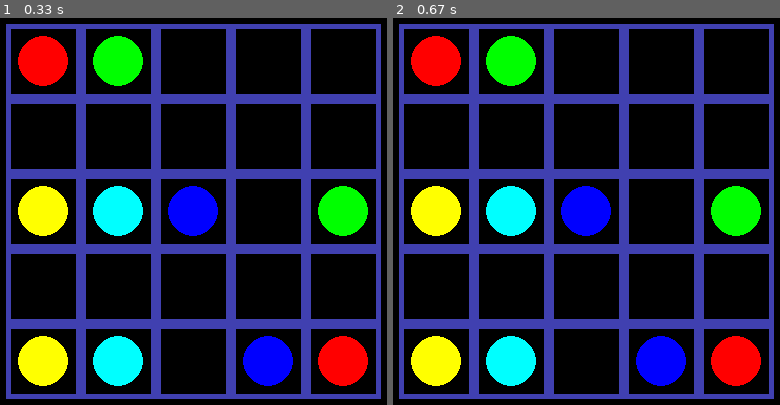
Above: before the commit, frames 1-2 (left to right).
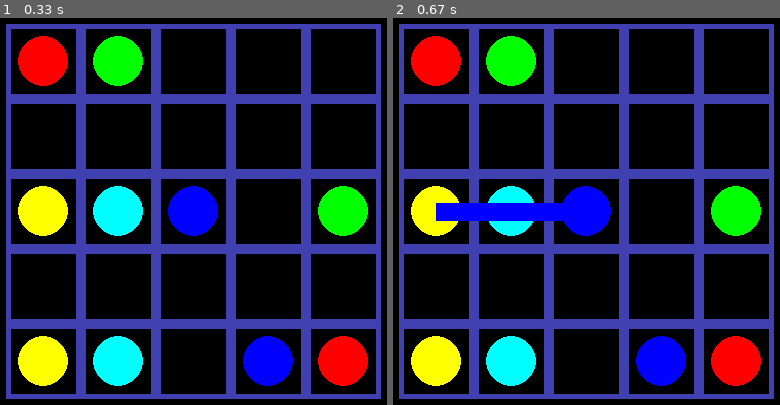
Above: after the commit, the same moments.

Repository: edvinalestig/flow-pygame
Game: pygame game, started from main.py
Two runs of this game, one before a commit and one after it. Both use one fixed random seed, a clock stepped at 60 frames per second and the inputs below.
Inputs (mouse positions are in pixels of both pictures, inside the frame that each line leads up to):
- Up to frame 1 (0.33 s): no input
- Up to frame 2 (0.67 s): press the mouse at (590, 246) at 0.37 s; move the mouse to (524, 230) at 0.47 s; release the mouse at (458, 215) at 0.6 s

Frame 1 is identical in both runs. In frame 2, 1.5% of the frame differs, in the area x 11-44%, y 47-53%.

Commit message:
Implemented basic connections

Diff:
--- a/graphicsManager.py
+++ b/graphicsManager.py
@@ -9,6 +9,10 @@
     def drawBoard(self, length, width, height):
         totalHeight = length * height
         totalWidth = length * width
+
+        board = pygame.Rect(length, length, length+totalWidth, length+totalHeight)
+        pygame.draw.rect(self.logic.screen, (0,0,0), board)
+
         borderColour = (64, 64, 176)
 
         y = length
@@ -31,7 +35,6 @@
 
 
     def drawEndPoint(self, tile, colour):
-        self.logic.statics.append([tile, colour])
         centrePoint = self.logic.centrePoints[tile]
         pygame.draw.circle(self.logic.screen, colour, centrePoint, math.floor(self.length/3))
 
--- a/main.py
+++ b/main.py
@@ -24,16 +24,16 @@
         self.filledTiles = []
         self.connections = []
 
-        level = levels.getLevel()
-        self.loadLevel(level)
+        self.level = levels.getLevel()
+        self.loadLevel()
 
 
 
 
-    def loadLevel(self, level):
+    def loadLevel(self):
 
-        self.height = level["height"]
-        self.width = level["width"]
+        self.height = self.level["height"]
+        self.width = self.level["width"]
 
         size = self.sideLength * (self.width+2), self.sideLength * (self.height+2)
         if self.dev: print("Screen size:", size)
@@ -48,12 +48,14 @@
 
 
         # Create the end points (static tiles)
-        for value in level["colours"]:
+        for value in self.level["colours"]:
             colour = value[0]
             index1 = value[1]
             index2 = value[2]
             self.graphicsManager.drawEndPoint(index1, colour)
             self.graphicsManager.drawEndPoint(index2, colour)
+            self.statics.append([index1, colour])
+            self.statics.append([index2, colour])
 
         # Extra stuff for developer mode
         if self.dev:
@@ -64,7 +66,7 @@
             print("Rectangles:", self.rectangles)
             print("Statics:", self.statics)
             print("Centre points:", self.centrePoints)
-            print("Filled tiles:", self.filledTiles)
+            print("Connections:", self.connections)
 
 
     def removeTile(self, tile):
@@ -96,7 +98,24 @@
     def reloadBoard(self):
         # When a new connection is added, reload the board to show new lines.
         # When a connection is removed it becomes easier to remove the line.
-        pass
+        self.graphicsManager.drawBoard(self.sideLength, self.width, self.height)
+
+        for value in self.level["colours"]:
+            colour = value[0]
+            tile1 = value[1]
+            tile2 = value[2]
+            self.graphicsManager.drawEndPoint(tile1, colour)
+            self.graphicsManager.drawEndPoint(tile2, colour)
+
+        for array in self.connections:
+            self.graphicsManager.drawLine(array[0], array[1], array[2])
+
+
+
+    def addConnection(self, tile1, tile2, colour):
+        self.connections.append((tile1, tile2, colour))
+        self.reloadBoard()
+        print("Connections:", self.connections)
 
 
 
--- a/mouseManager.py
+++ b/mouseManager.py
@@ -68,7 +68,8 @@
 
                             if self.game.dev: print("Tile changed:", i)
 
-                            self.game.drawLine(self.lastSelectedTile, i, self.selectedColour)
+                            self.game.addConnection(self.lastSelectedTile, i, self.selectedColour)
+                            # self.game.drawLine(self.lastSelectedTile, i, self.selectedColour)
 
                             self.lastSelectedTile = i
                         return
